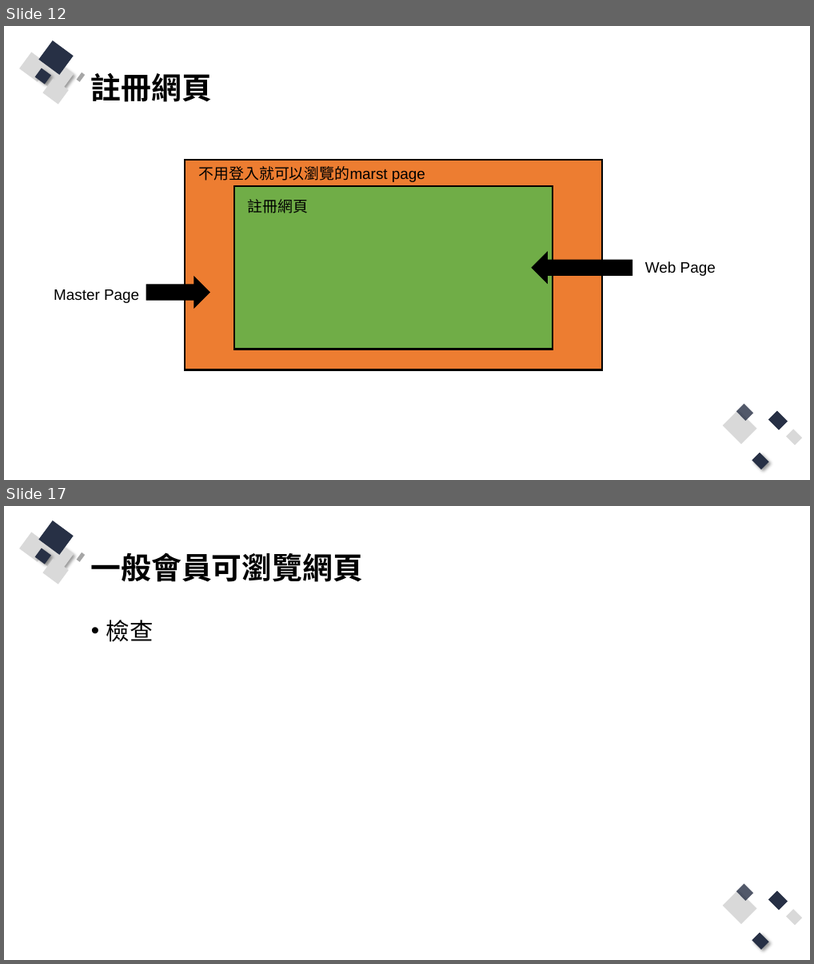
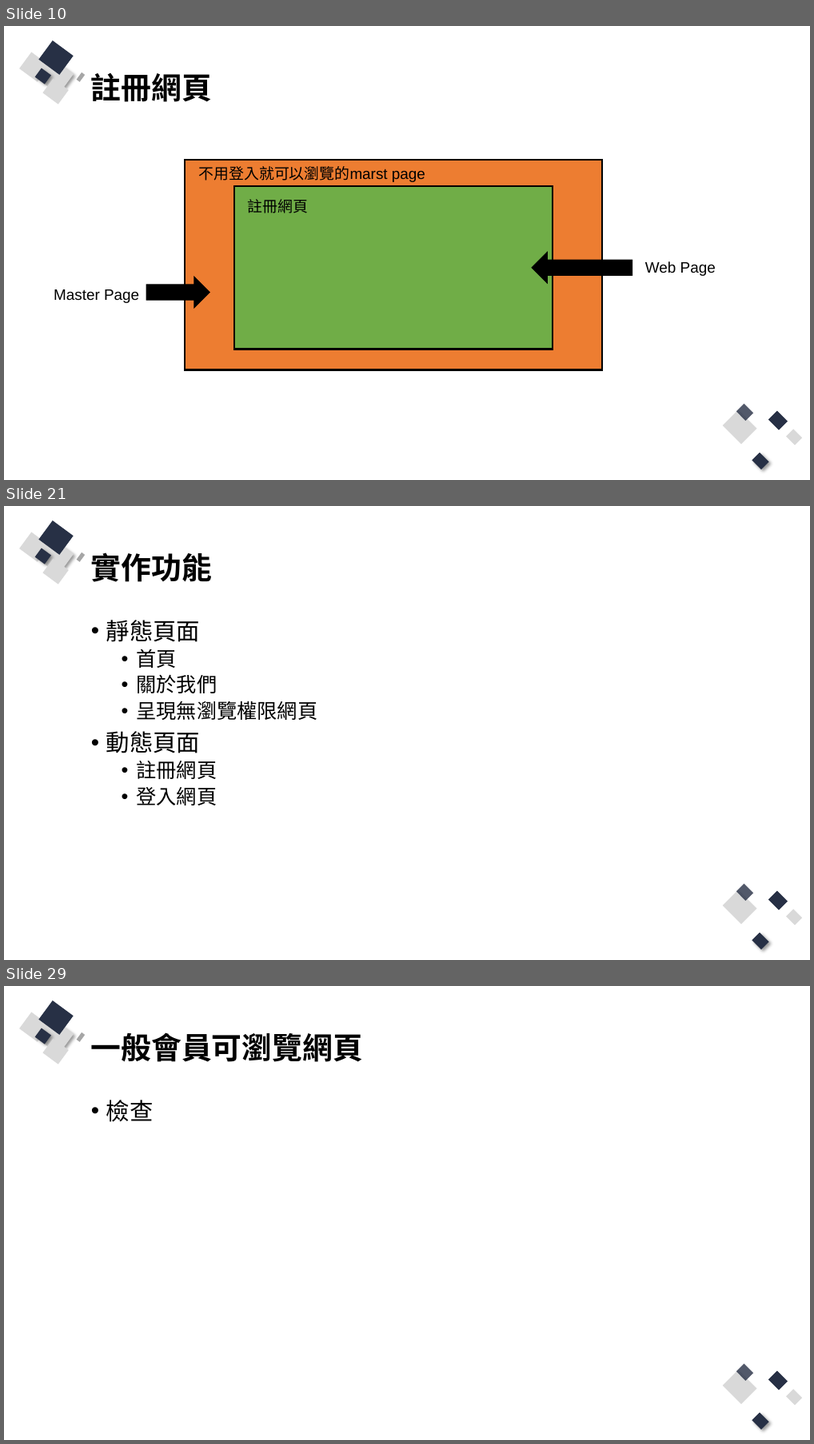
Before and after one commit to Q81JIAXIONG/-, a slide deck: 投影片/4.實作-帳號註冊、登入網頁.pptx. Shown one above the other, each under a label of ours: slides 12 and 17 before the commit, slides 10, 21 and 29 after it; the slides between them are not shown. The pictures are 814x964 and 814x1444 pixels, drawn with LibreOffice and Linux fonts; fonts in the diff are those of the drawing. Boxes give left, top, right and bottom in pixels: in the first picture for what was removed or moved away, otherwise in the second. Text is boxed around its words. In the diff, an @@ line names an element or a change of style, - is before the commit and + after.

Commit message:
整理註冊、登入驗證範例

```diff
--- a/投影片/4.實作-帳號註冊、登入網頁.pptx
+++ b/投影片/4.實作-帳號註冊、登入網頁.pptx
@@ slide 21 added at [4, 506, 810, 960], background #FFFFFF; not listed: 13 template elements that a slide beside it also shows @@
@@ title added at [91, 552, 212, 582], 36 pt, text #000000, bold @@
+實作功能
@@ text added at [106, 620, 318, 805], 24 pt, text #000000 @@
+• 靜態頁面
+  • 首頁
+  • 關於我們
+  • 呈現無瀏覽權限網頁
+• 動態頁面
+  • 註冊網頁
+  • 登入網頁
@@ what was slide 12 is now slide 10 @@
@@ what was slide 17 is now slide 29 @@
```
Also in this commit, not shown: 7 slides changed, 11 other slides added, 9 other files.
